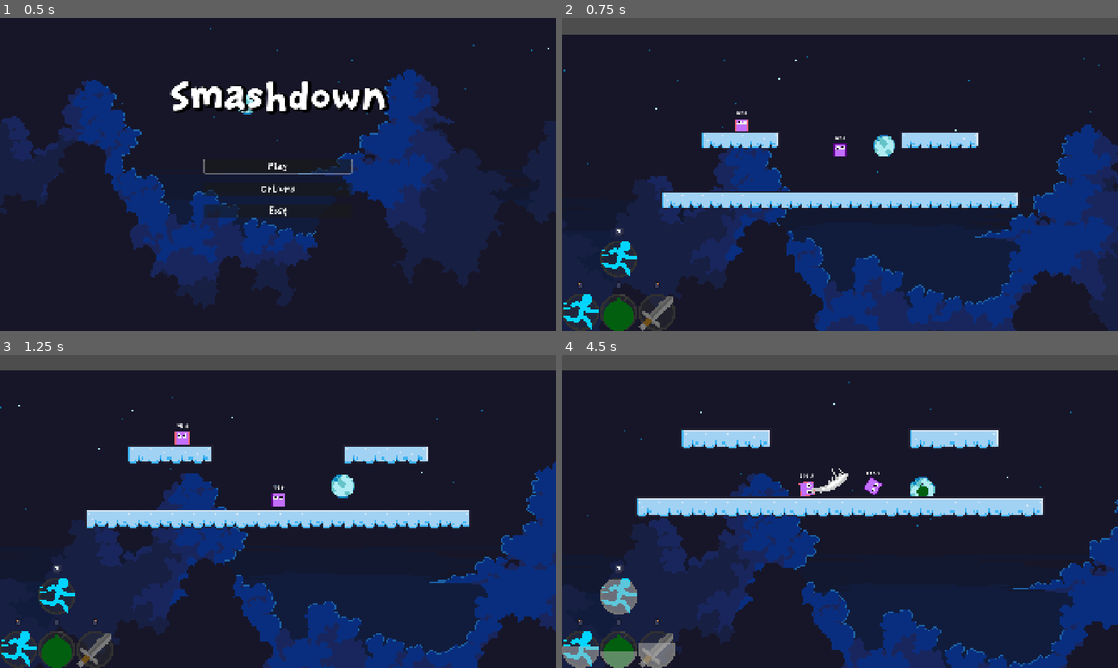
Above: before the commit, frames 1-4 (two rows, left to right).
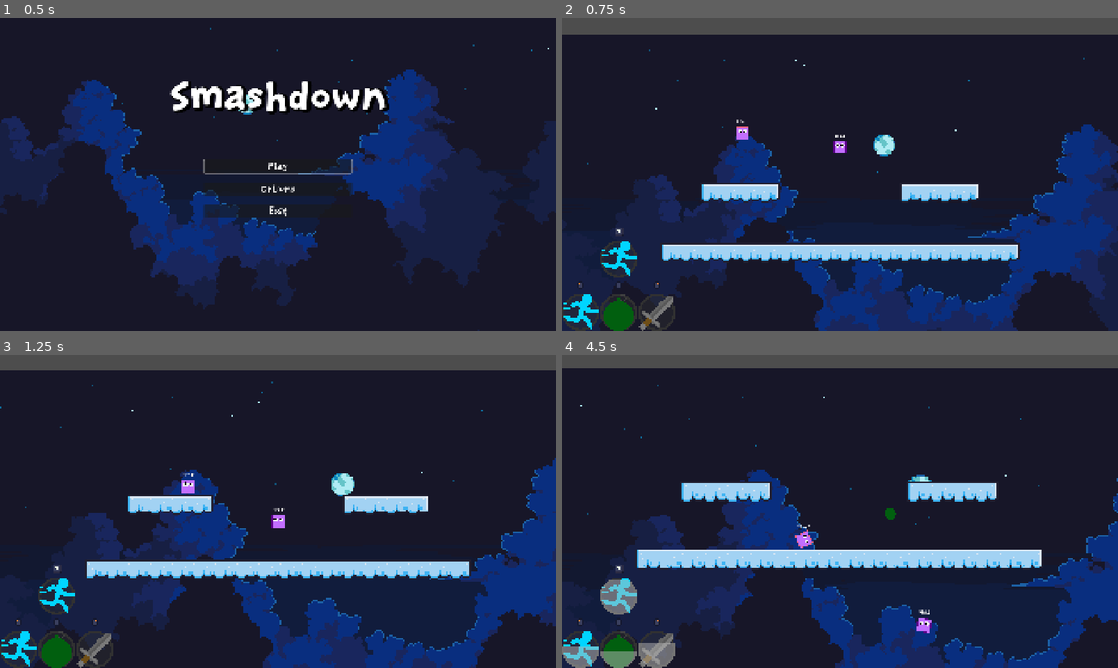
Above: after the commit, the same moments.

Repository: BoppleOpple/beat-the-clock
Game: Godot game, scene res://ui/main_menu/main_menu.tscn
Same seed, same stepped clock (60 frames per second), same inputs: the game is played once before the commit and once after it.
Inputs (mouse positions are in pixels of both pictures, inside the frame that each line leads up to):
- Up to frame 1 (0.5 s): no input
- Up to frame 2 (0.75 s): click "Play" at 0.5 s
- Up to frame 3 (1.25 s): no input
- Up to frame 4 (4.5 s): move the mouse to (840, 498) at 1.27 s; hold D (gameplay_right) 1.28-2.03 s; tap Shift (gameplay_ability_combo) at 1.35, 4.35 s; click (840, 498) at 1.42 s; tap Space (gameplay_jump) at 1.52, 2.27, 3.77 s; move the mouse to (762, 433) at 2.02 s; hold S (gameplay_down) 2.03-2.78 s; click (762, 433) at 2.1 s; move the mouse to (895, 442) at 2.77 s; hold D (gameplay_right) 2.78-3.53 s; tap Middle mouse button (gameplay_ability_middle) at 2.85 s; move the mouse to (812, 574) at 3.52 s; hold W (gameplay_up) 3.53-4.28 s; right-click (812, 574) at 3.6 s; click (812, 574) at 3.67 s; move the mouse to (1006, 558) at 4.27 s; hold A (gameplay_left) from 4.28 s (still down)

Frame 1 is identical in both runs. In frame 2, 9.5% of the frame differs, in the area x 0-100%, y 12-100%; in frame 3, 14%; in frame 4, 17%, in the area x 0-100%, y 4-100%.

Commit message:
fix: moved fd platforms back down

Diff:
--- a/stages/final_destination.tscn
+++ b/stages/final_destination.tscn
@@ -6,9 +6,10 @@
 [node name="StageBase" unique_id=12831427 instance=ExtResource("1_yiruv")]
 
 [node name="FinalDestination" parent="Platforms" parent_id_path=PackedInt32Array(1209469810) index="0" unique_id=943197408 instance=ExtResource("3_41ybw")]
+position = Vector2(0, 176)
 
-[node name="TopLeftPOI" parent="." index="5" unique_id=878759041]
+[node name="TopLeftPOI" parent="." index="3" unique_id=878759041]
 position = Vector2(-567, -154)
 
-[node name="BottomRightPOI" parent="." index="6" unique_id=565622059]
+[node name="BottomRightPOI" parent="." index="4" unique_id=565622059]
 position = Vector2(567, 237)
